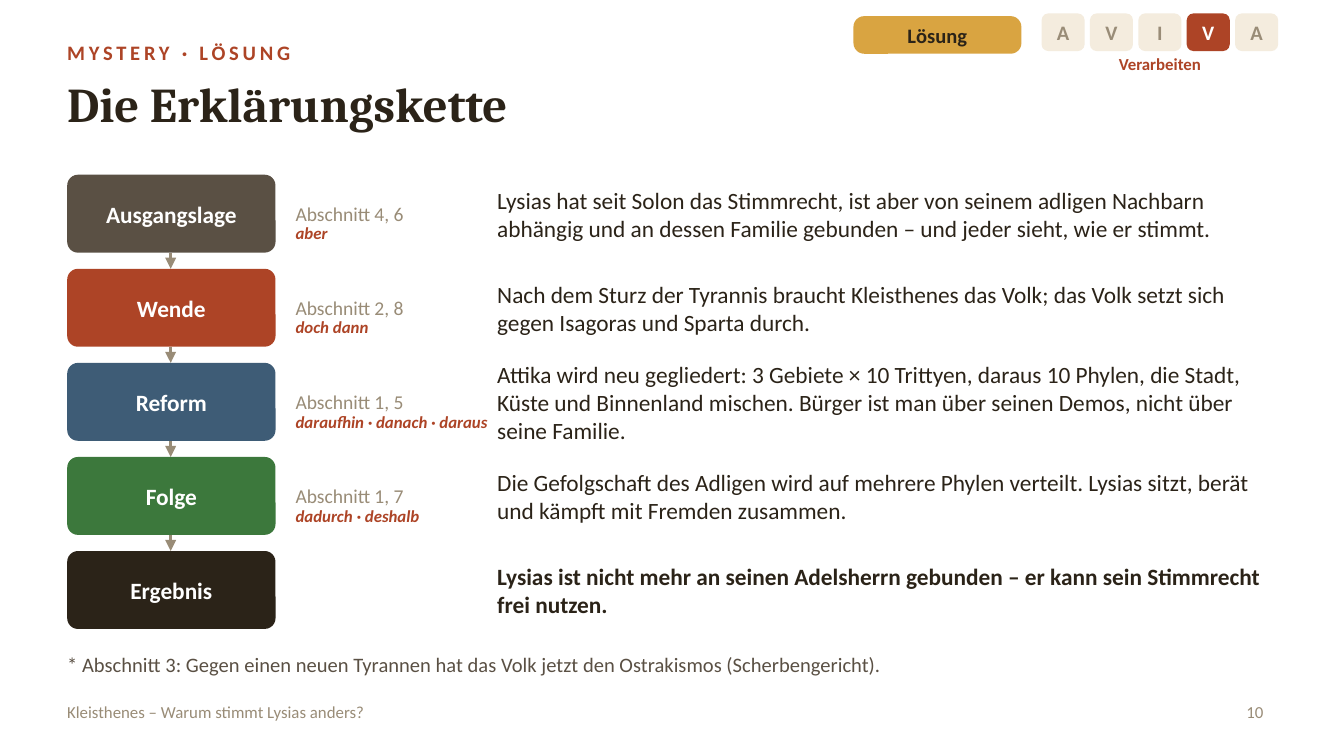
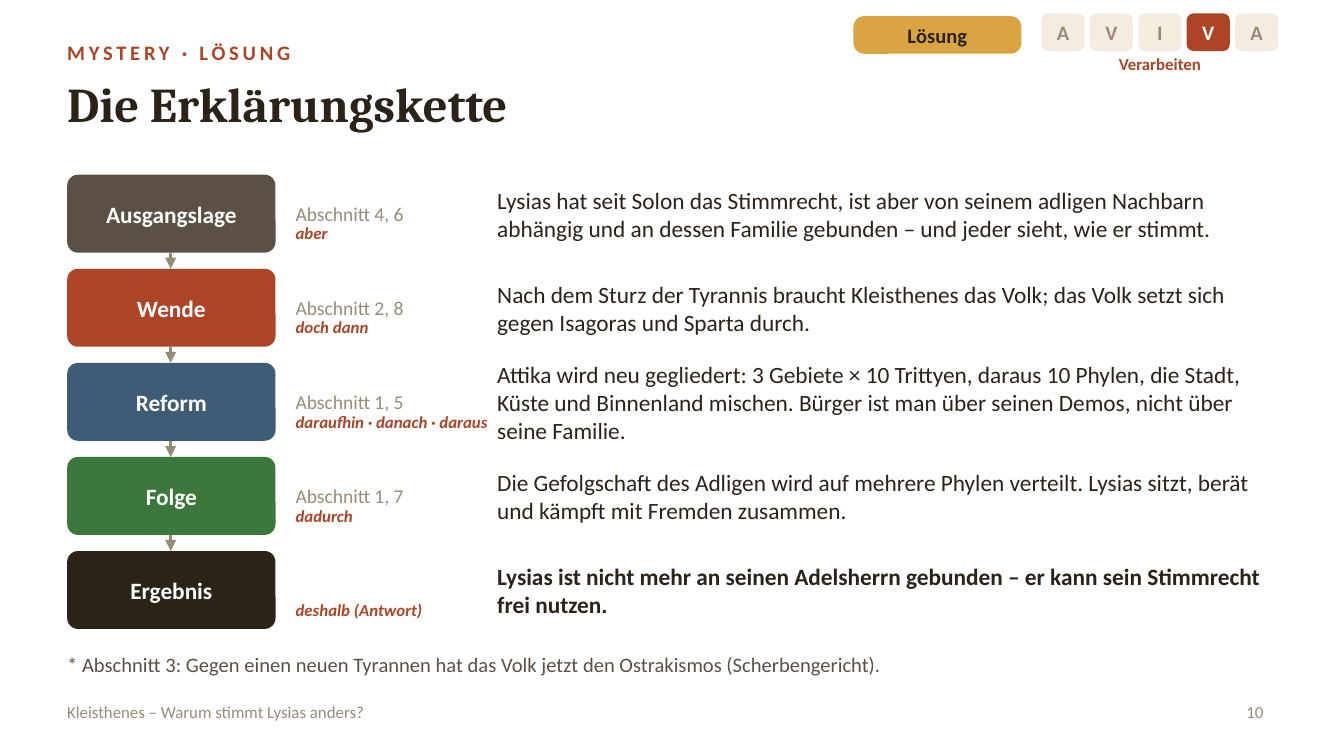
Before and after one commit to golzkonstantin-gif/Schule, a slide deck: slide 10 of Geschichte_11/Stunde_Kleisthenes/Folien_Kleisthenes.pptx. Drawn at 1344x756 pixels with LibreOffice and Linux fonts; fonts in the diff are those of the drawing. Boxes give left, top, right and bottom in pixels: in the first picture for what was removed or moved away, otherwise in the second. Text is boxed around its words. In the diff, an @@ line names an element or a change of style, - is before the commit and + after.

```diff
--- a/Geschichte_11/Stunde_Kleisthenes/Folien_Kleisthenes.pptx
+++ b/Geschichte_11/Stunde_Kleisthenes/Folien_Kleisthenes.pptx
@@ text at bbox=[296, 510, 353, 522]: text changed @@
-dadurch · deshalb
+dadurch
@@ text added at bbox=[296, 603, 422, 619], 9 pt, text #AD4426, bold, italic @@
+deshalb (Antwort)
```
Also in this commit, not shown: 2 other slides changed, 11 other files.
